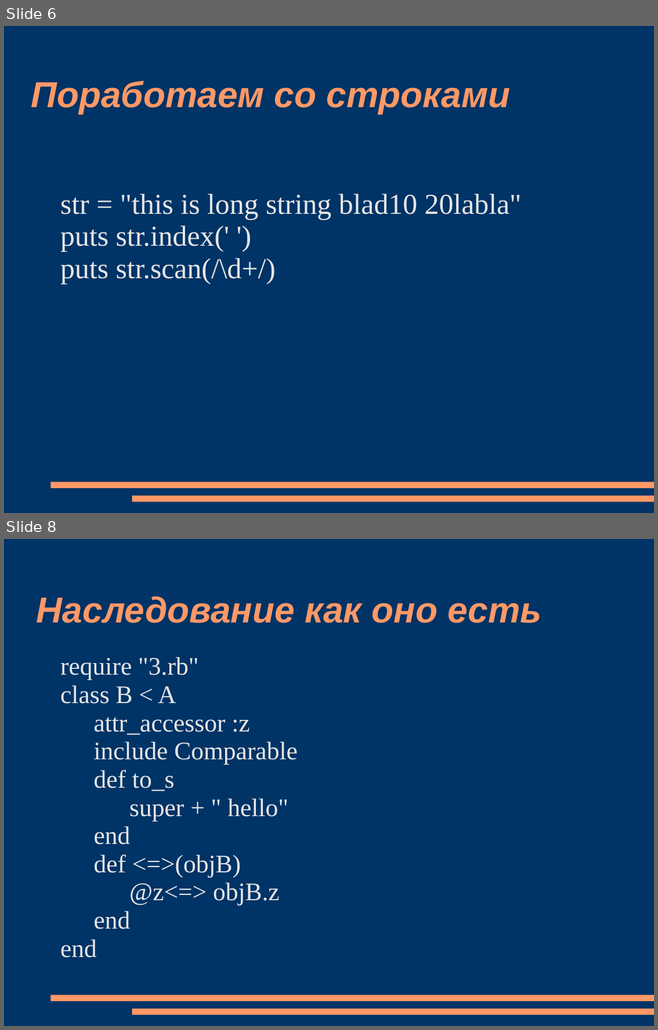
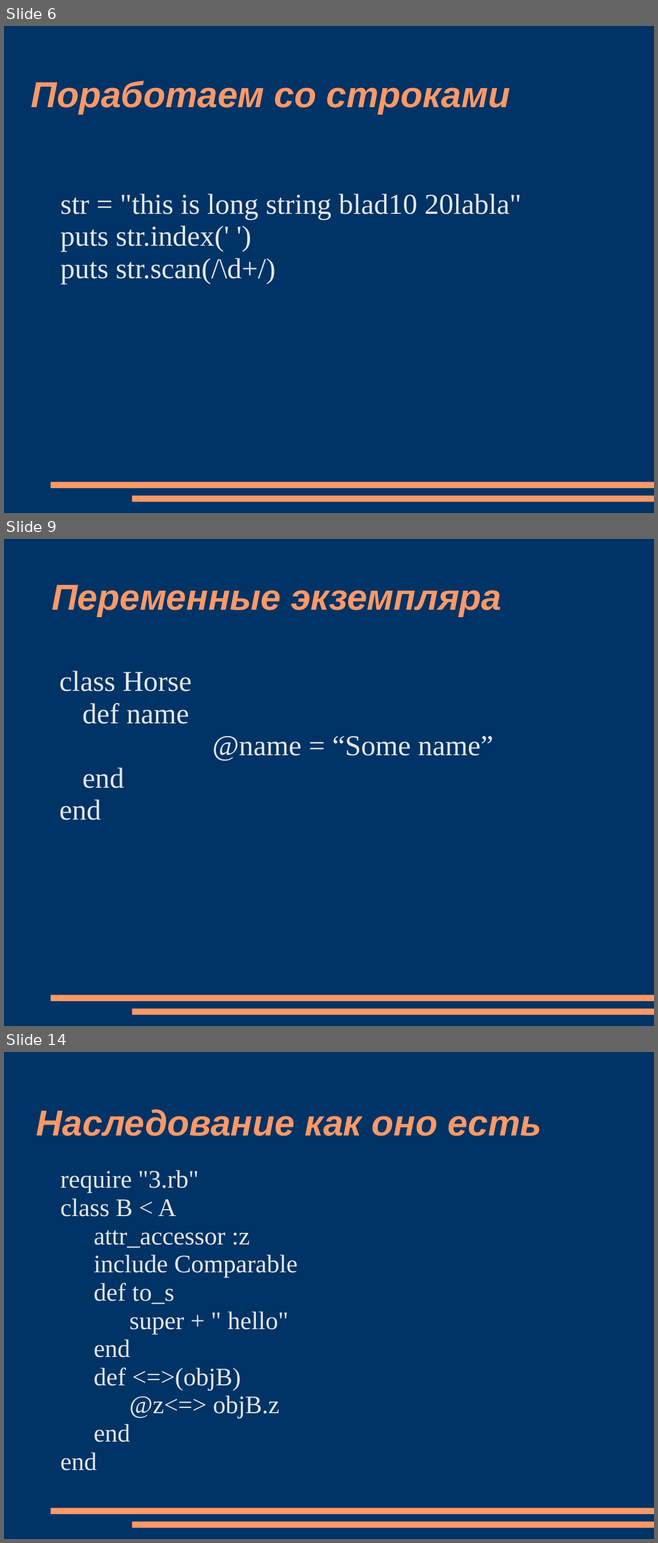
Before and after one commit to sidorovis/restudy, a slide deck: _ООПИС/Lection/ruby.ppt. Shown one above the other, each under a label of ours: slides 6 and 8 before the commit, slides 6, 9 and 14 after it; the slides between them are not shown. The pictures are 658x1030 and 658x1543 pixels, drawn with LibreOffice and Linux fonts; fonts in the diff are those of the drawing. Boxes give left, top, right and bottom in pixels: in the first picture for what was removed or moved away, otherwise in the second. Text is boxed around its words. In the diff, an @@ line names an element or a change of style, - is before the commit and + after.

```diff
--- a/_ООПИС/Lection/ruby.ppt
+++ b/_ООПИС/Lection/ruby.ppt
@@ slide 9 added at (4,539,654,1026), background #003366; not listed: 2 template elements that a slide beside it also shows @@
@@ title added at (52,585,502,616), 40 pt, text #FF9966, bold, italic @@
+Переменные экземпляра
@@ text added at (59,671,493,820), 32 pt, text #E6E6E6 @@
+class Horse
+def name
+@name = “Some name”
+end
+end
@@ what was slide 8 is now slide 14 @@
```
Also in this commit, not shown: 3 slides changed, 8 other slides added, 1 slide removed, 1 other file.
